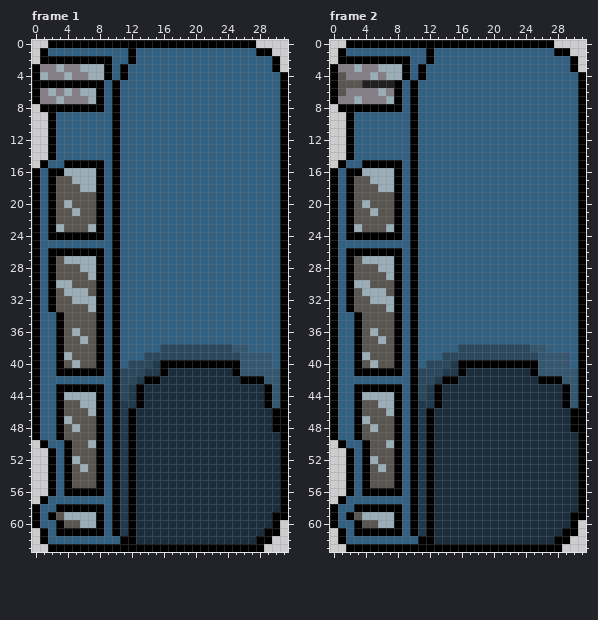
Two versions of one pixel-art file, Assets/Sprites/Bus/bus_left.ase. The picture above is the old version.
32x64 pixels, 5 frames. Shown: frame 1, frame 2. The commit also changed other frames, which this record leaves out.
New version:
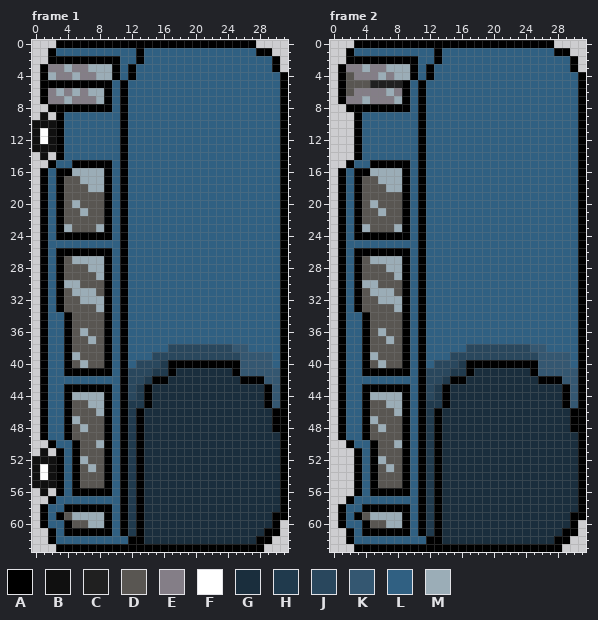
Palette (. is transparent): A #000000  B #101010  C #202020  D #595652  E #847e87  F #ffffff  G #1a2e3d  H #203a4d  J #29475d  K #345771  L #306082  M #9badb7
Change:
Changed rows in their new state; - is an unchanged pixel.
Frame 1, layers "Doors", "Bus":
first column x 0:
 0 --.---------------
 1 -.A---------LA----
 2 -.--------A-LA----
 3 .A-EM-E--MALA-----
 4 .AM-EM-E-MALA-----
 5 .--------ALA------
 6 .AEMEME-MALA------
 7 .A-EM--EMALA------
 8 -.-------ALA------
 9 -B.A------LA------
10 BBBA------LA------
11 BFBA------LA------
12 BFBA------LA------
13 BBBA------LA------
14 -B.A------LA------
15 -.A-L----ALA------
16 .AL-A---MALA------
17 .ALA-D--MALA------
18 .ALA--D-MALA------
19 .ALA----DALA------
20 .ALADM--DALA------
21 .ALA-DM-DALA------
22 .ALA----DALA------
23 .ALAM--DMALA------
24 .AL------ALA------
25 .A--------LA------
26 .AL------ALA------
27 .ALAD---MALA------
28 .ALA--D-MALA------
29 .ALA---DMALA------
30 .ALA-M--DALA------
31 .ALAD--MDALA------
32 .ALA-D--MALA------
33 .ALA---DMALA------
34 .A-LA---DALA------
35 .A-LA---DALA------
36 .A-LADM-DALA------
37 .A-LA-DMDALA------
38 .A-LA---DALA----L-
39 .A-LAM--DALA--L---
40 .A-LADM-DALAL--JH-
41 .A-L-----ALA--J-HA
42 .A--------LA-JH-A-
43 .A-L-----ALAJHA---
44 .A-LA---MALAJHA---
45 .A-LA-D-MALA-HA---
46 .A-LA--DMALAHA----
47 .A-LAM--DALAHA----
48 .A-LADM-DALAHA----
49 .A-LA---DALAHA----
50 -.A-LA-DMALAHA----
51 -B.ALA--DALAHA----
52 BBBALAM-DALAHA----
53 BFBALADMDALAHA----
54 BFBALA--DALAHA----
55 BBBALA--DALAHA----
56 -B.AL----ALAHA----
57 -.A-------LAHA----
58 .A-L-----ALAHA----
59 .ALAD---MALAHA----
60 .A-LA-D-MALAHA----
61 -.AL-----ALAHA----
62 -.A--------L-A----
63 --.---------------
Frame 2, layers "Doors", "Bus":
first column x 0:
 0 --.---------------
 1 -.A---------LA----
 2 -.--------A-LA----
 3 .A-EM-E--MALA-----
 4 .AD--EME-MALA-----
 5 .A--D---CALA------
 6 .AD---EMEALA------
 7 .A-EM--EMALA------
 8 -.-------ALA------
 9 --.A------LA------
10 --.A------LA------
11 --.A------LA------
12 --.A------LA------
13 --.A------LA------
14 --.A------LA------
15 -.A-L----ALA------
16 .AL-A---MALA------
17 .ALA-D--MALA------
18 .ALA--D-MALA------
19 .ALA----DALA------
20 .ALADM--DALA------
21 .ALA-DM-DALA------
22 .ALA----DALA------
23 .ALAM--DMALA------
24 .AL------ALA------
25 .A--------LA------
26 .AL------ALA------
27 .ALAD---MALA------
28 .ALA--D-MALA------
29 .ALA---DMALA------
30 .ALA-M--DALA------
31 .ALAD--MDALA------
32 .ALA-D--MALA------
33 .ALA---DMALA------
34 .A-LA---DALA------
35 .A-LA---DALA------
36 .A-LADM-DALA------
37 .A-LA-DMDALA------
38 .A-LA---DALA----L-
39 .A-LAM--DALA--L---
40 .A-LADM-DALAL--JH-
41 .A-L-----ALA--J-HA
42 .A--------LA-JH-A-
43 .A-L-----ALAJHA---
44 .A-LA---MALAJHA---
45 .A-LA-D-MALA-HA---
46 .A-LA--DMALAHA----
47 .A-LAM--DALAHA----
48 .A-LADM-DALAHA----
49 .A-LA---DALAHA----
50 -.A-LA-DMALAHA----
51 --.ALA--DALAHA----
52 --.ALAM-DALAHA----
53 --.ALADMDALAHA----
54 --.ALA--DALAHA----
55 --.ALA--DALAHA----
56 --.AL----ALAHA----
57 -.A-------LAHA----
58 .A-L-----ALAHA----
59 .ALAD---MALAHA----
60 .A-LA-D-MALAHA----
61 -.AL-----ALAHA----
62 -.A--------L-A----
63 --.---------------
